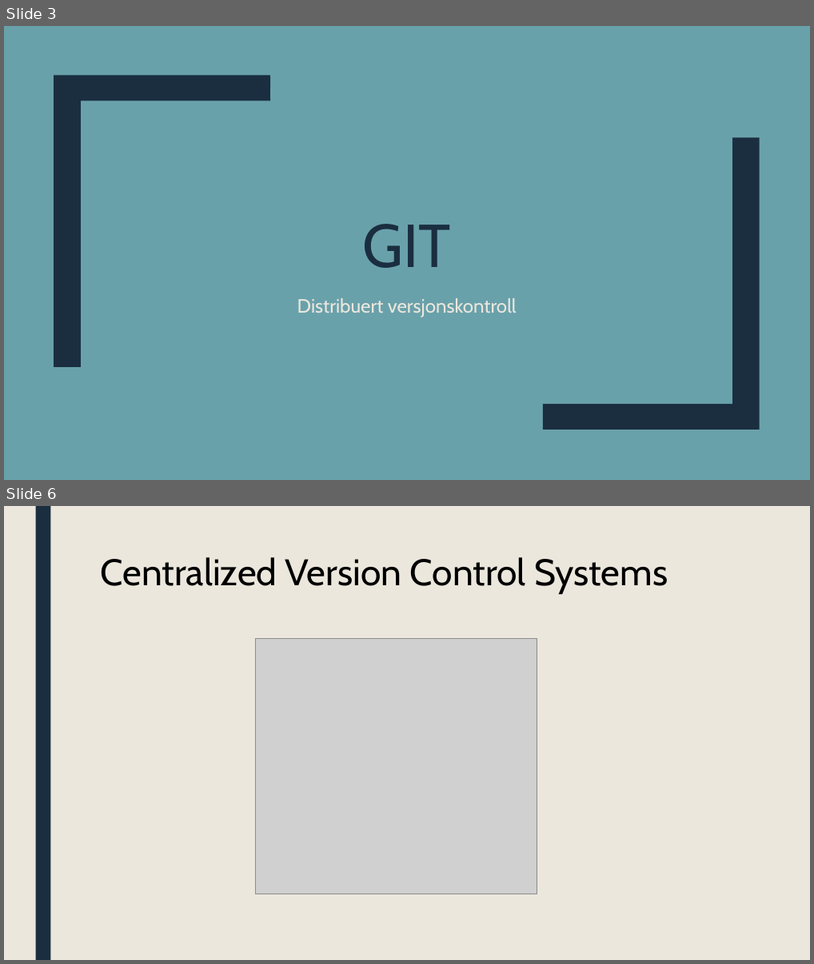
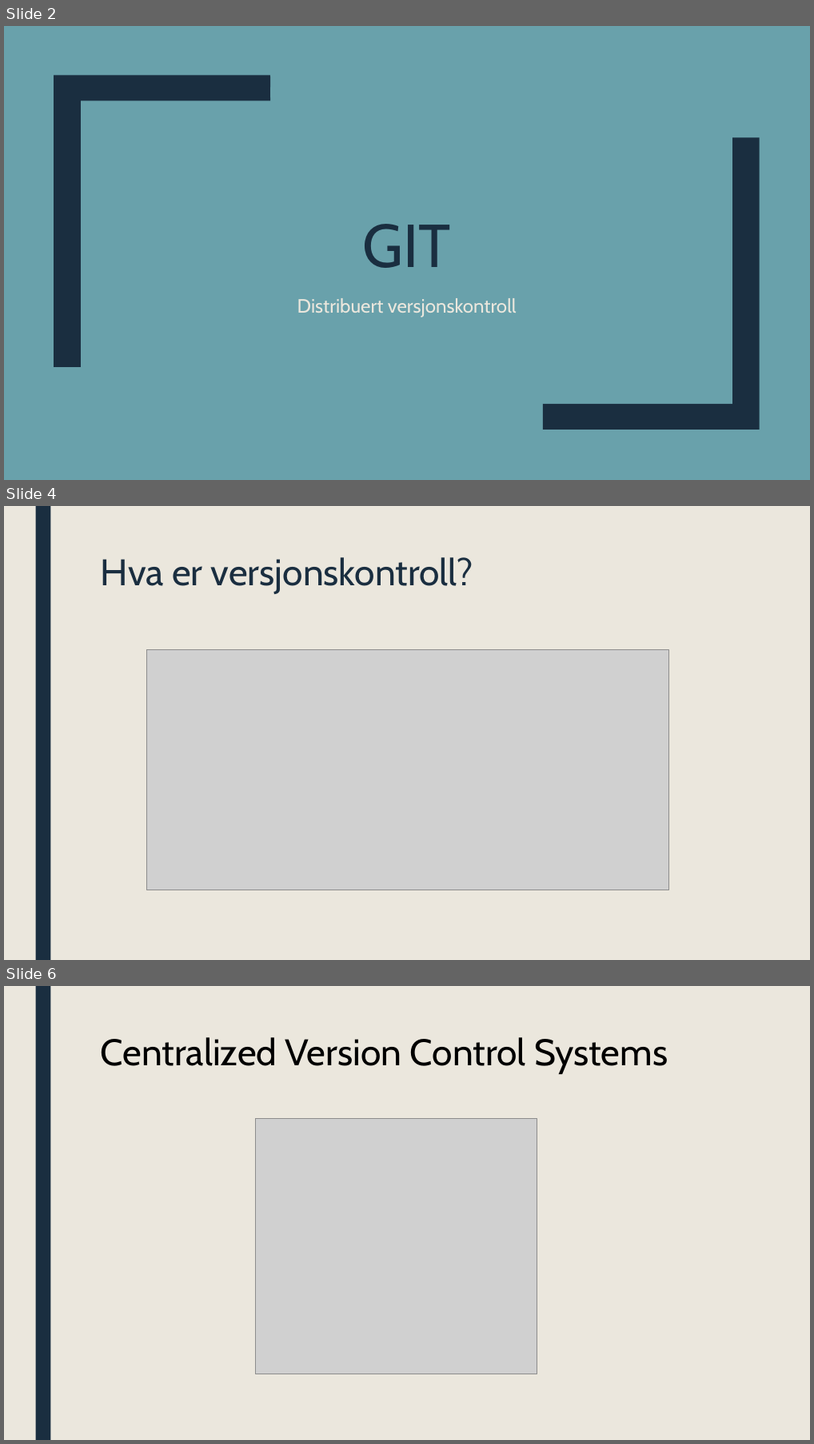
Before and after one commit to ufarm/sommer2016, a slide deck: GIT.pptx. Shown one above the other, each under a label of ours: slides 3 and 6 before the commit, slides 2, 4 and 6 after it; the slides between them are not shown. The pictures are 814x964 and 814x1444 pixels, drawn with LibreOffice and Linux fonts; fonts in the diff are those of the drawing; grey boxes stand for pictures. Boxes give left, top, right and bottom in pixels: in the first picture for what was removed or moved away, otherwise in the second. Text is boxed around its words. In the diff, an @@ line names an element or a change of style, - is before the commit and + after.

Commit message:
Feedback from Bjarne, ned images on basic

```diff
--- a/GIT.pptx
+++ b/GIT.pptx
@@ slide 4 added at (x1=4, y1=506, x2=810, y2=960), background #EBE7DD; not listed: 1 template element that a slide beside it also shows @@
@@ title added at (x1=101, y1=557, x2=474, y2=594), 44 pt, text #1A2E40 @@
+Hva er versjonskontroll?
@@ picture added at (x1=146, y1=650, x2=670, y2=890) @@
@@ what was slide 3 is now slide 2 @@
```
Also in this commit, not shown: 12 slides changed, 2 slides removed.
